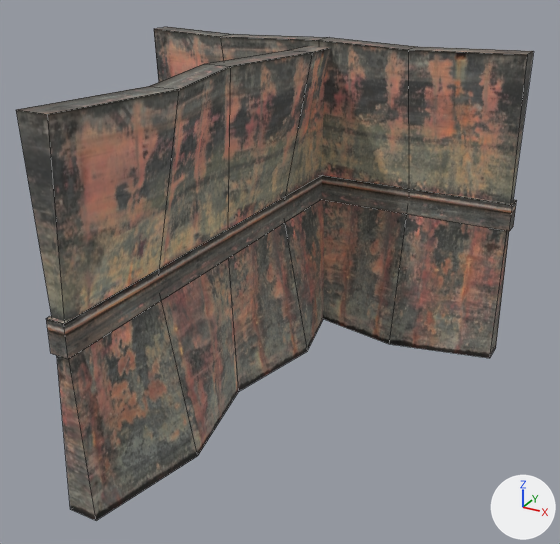
The FBX model Assets/Models/wall_T.FBX as it was, and as the next commit left it.
Before and after are seen from a camera (50 mm lens) standing at (0.1492, -0.106, 0.0795) and looking at (0.0894, 0.0027, 0.0251). Every picture has the same lights, and +X, +Y and +Z are marked at lower right. Mesh edges are drawn as thin lines. Where no turn or scale is listed for an object, it has been applied to the vertices.

In view in the first picture: 'Box017', 'Box018', 'wall_base003', 'wall_base004'.
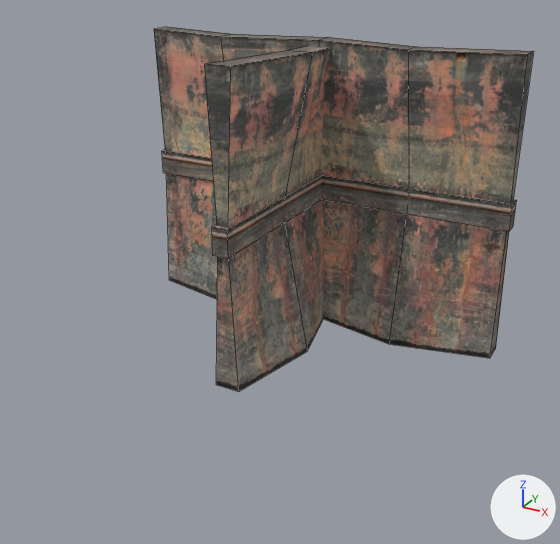
The newer file is also rescaled (x12.31), turned or shifted as a whole; pictures and numbers use the older file's frame.

The change, as a list of edits to the scene's bpy script:
```text
Change me_mesh:
    used by ob_wall_base004; location = (0.0795, 0.0, 0.0)
    verts and faces of me_mesh; kept vertices keep their numbers, new ones are numbered from 30
    before: 0 (-0.0025, -0.04, 0.0) at pixel (70, 509), 1 (0.0025, -0.04, 0.0) at pixel (96, 520), 2 (0.0019, -0.02, 0.0), 3 (0.0069, -0.02, 0.0) at pixel (197, 455), 4 (-0.0025, 0.0, 0.0)
    before: 5 (0.0025, 0.0, 0.0) at pixel (238, 391), 10 (-0.0025, -0.04, 0.06) at pixel (15, 109), 11 (0.0025, -0.04, 0.06) at pixel (47, 114), 12 (0.0019, -0.02, 0.06) at pixel (149, 86), 13 (0.0069, -0.02, 0.06) at pixel (178, 89)
    before: 14 (-0.0025, 0.0, 0.06) at pixel (204, 63), 15 (0.0025, 0.0, 0.06) at pixel (230, 66), 20 (-0.001, -0.04, 0.03), 21 (0.001, -0.04, 0.03), 22 (0.001, -0.02, 0.03)
    before: 23 (0.001, 0.0, 0.03), 28 (-0.001, 0.0, 0.03), 29 (-0.001, -0.02, 0.03)
    remove me_mesh.from_pydata(...)  # 30 vertices, 24 faces; spans x -0.0025..0.0069, y -0.04..0.04, z 0.0..0.06
    add me_mesh.from_pydata(...)  # 18 vertices, 14 faces; spans x -0.0025..0.0069, y 0.0..0.04, z 0.0..0.06
    me_mesh part 1
    add delete_vertices([*range(0, 4), *range(10, 14), 20, 21, 22, 29])  # with the faces that use them
    add faces += [(4, 5, 23, 28), (14, 28, 23, 15)]
Change me_mesh_001:
    where me_mesh_001.from_pydata(...)  # 8 vertices, 6 faces; spans x -0.0016..0.0016, y -0.0406..0.0406, z 0.0..0.0053
    used by ob_box018; location = (0.0795, 0.0, 0.0273)
    me_mesh_001 part 2: the whole mesh is scaled about its middle by (1, 0.511, 1), then moved by (0.0, 0.0198, 0.0)
```

What differs and where, as boxes [x1, y1, x2, y2] in the pictures (560 x 544 px):
'wall_base004', reshaped (59% narrower, 27% shorter): before [16, 46, 331, 520]; after [204, 46, 331, 392]
'Box018', mesh rescaled (60% narrower, 55% shorter): before [46, 175, 322, 359]; after [212, 175, 322, 258]
part 1 of me_mesh, cut back: before [16, 64, 239, 520]; after [204, 64, 239, 392]
